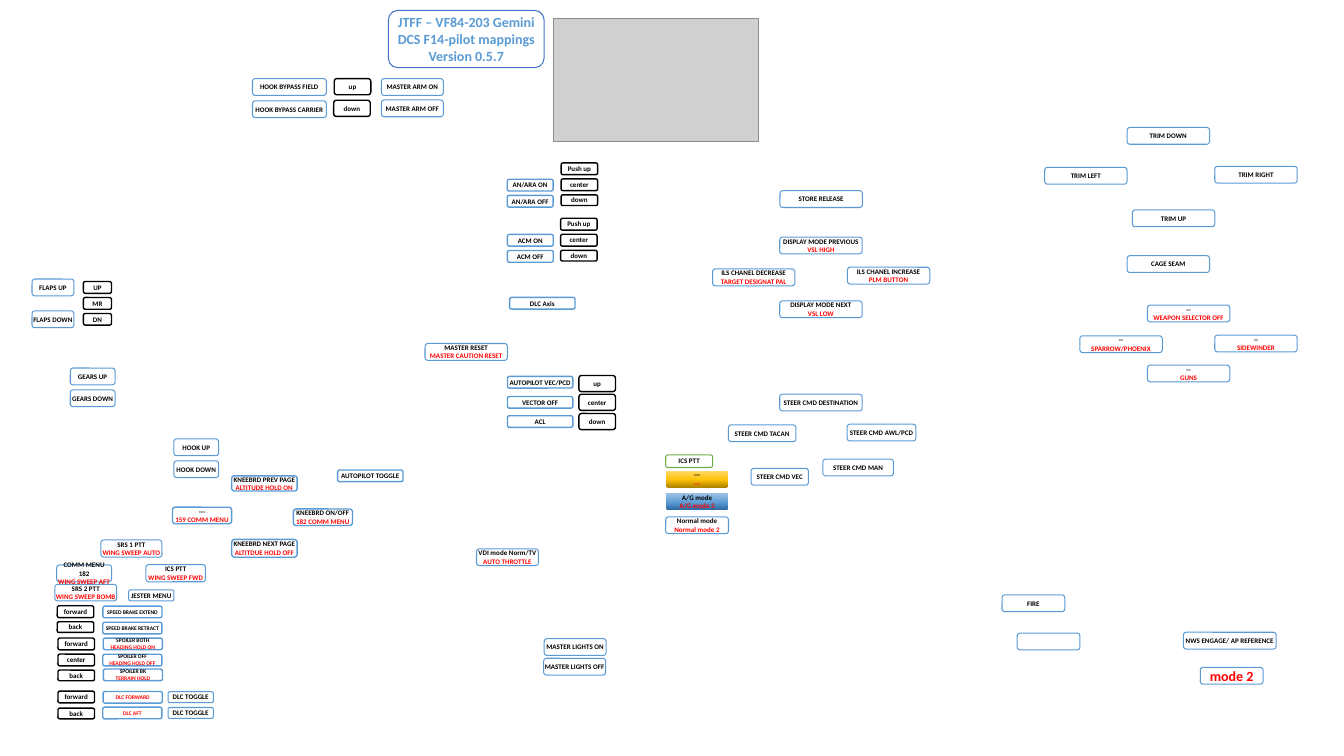
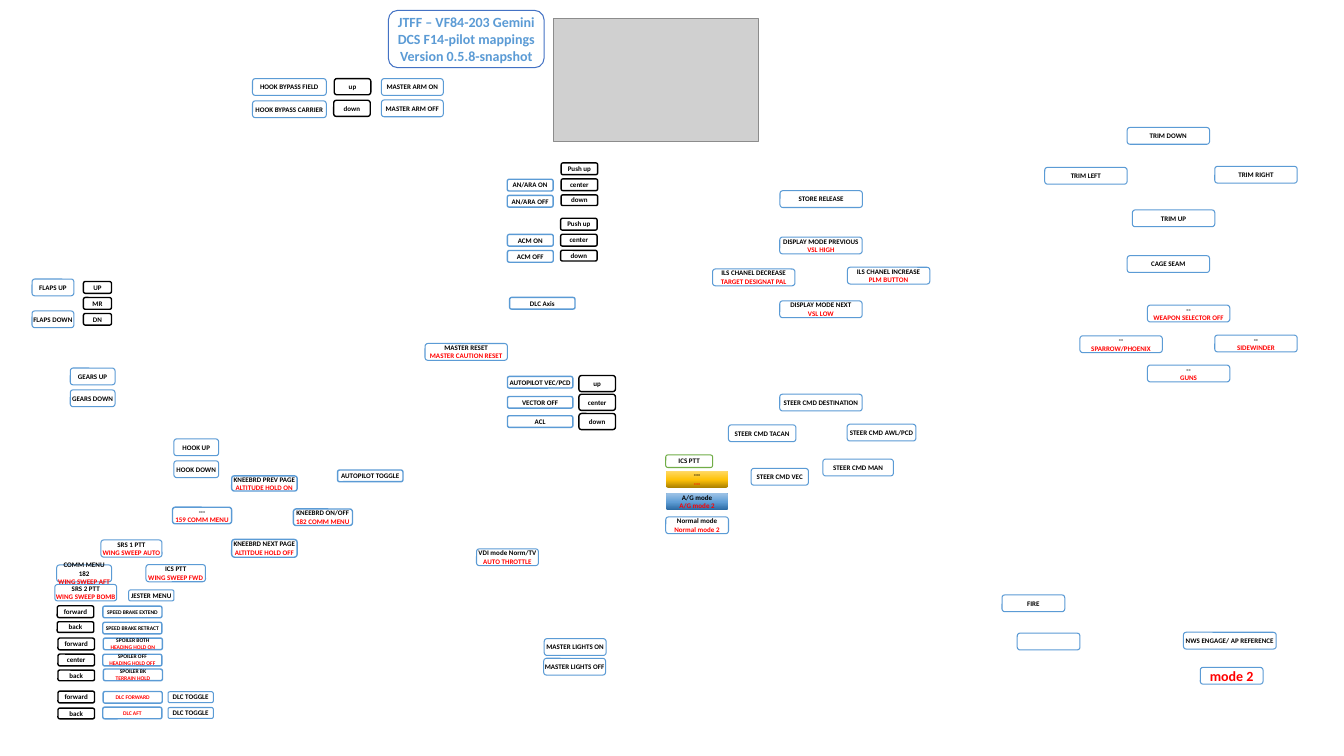
Before and after one commit to 59th-gemini-warthog-profiles/warthog-f14-pilot, a slide deck: slide 1 of mapping-f14-pilot.pptx. Drawn at 1344x756 pixels with LibreOffice and Linux fonts; fonts in the diff are those of the drawing; grey boxes stand for pictures; background and template pictures are left out. Boxes give left, top, right and bottom in pixels: in the first picture for what was removed or moved away, otherwise in the second. Text is boxed around its words. In the diff, an @@ line names an element or a change of style, - is before the commit and + after.

```diff
--- a/mapping-f14-pilot.pptx
+++ b/mapping-f14-pilot.pptx
@@ text in rounded rectangle at <box>400,51,533,63</box>: text changed @@
-Version 0.5.7
+Version 0.5.8-snapshot
```
Also in this commit, not shown: 1 other file.
